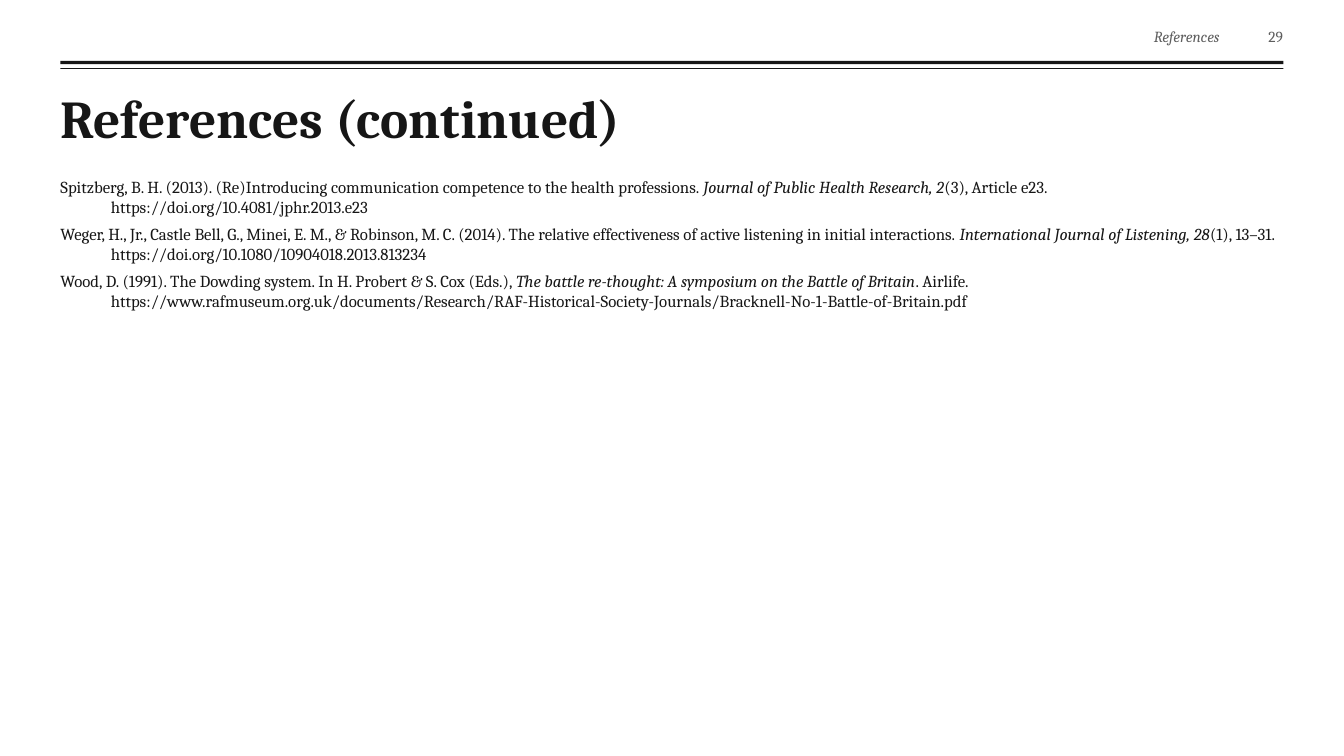
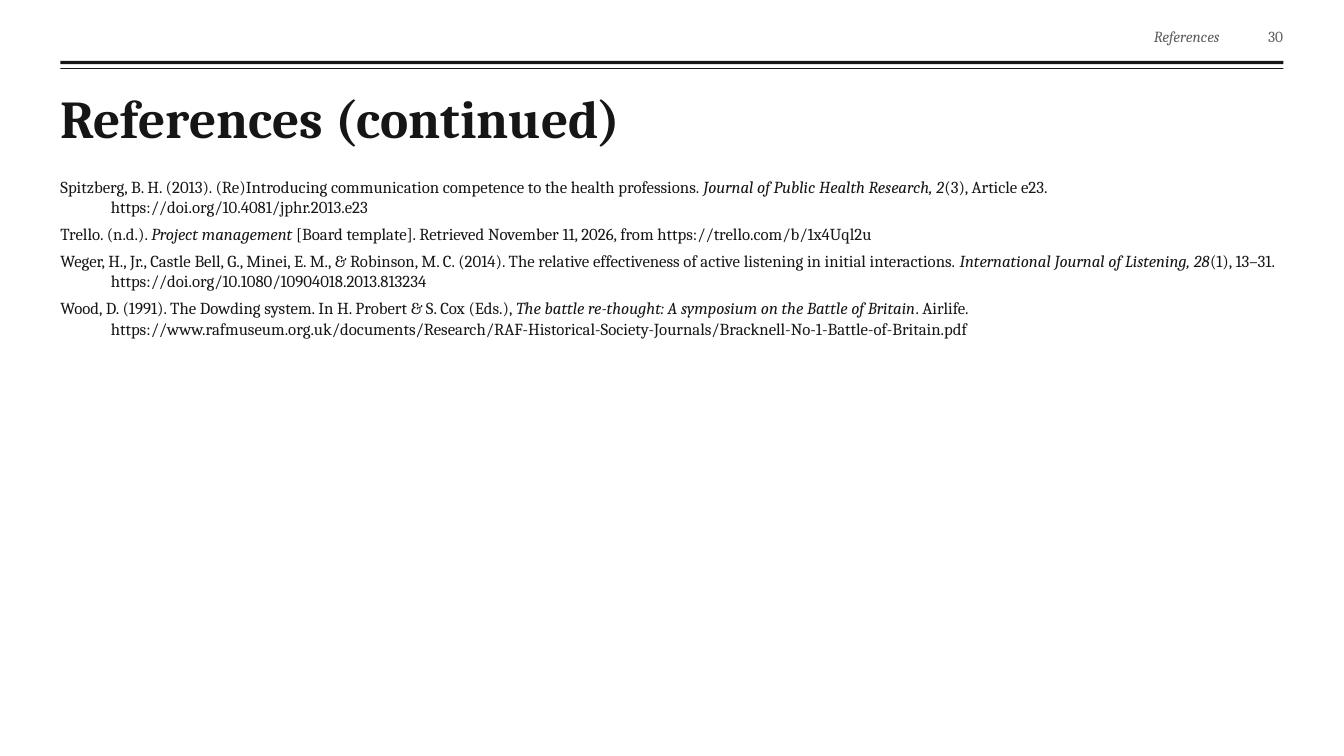
Before and after one commit to fengyiqicoder/fumadocs, a slide deck: slide 30 of dowding-presentation/Dowding_Effective_Communication.pptx (slide 29 before the commit). Drawn at 1344x756 pixels with LibreOffice and Linux fonts; fonts in the diff are those of the drawing; background and template pictures are left out. Boxes give left, top, right and bottom in pixels: in the first picture for what was removed or moved away, otherwise in the second. Text is boxed around its words. In the diff, an @@ line names an element or a change of style, - is before the commit and + after.

```diff
--- a/dowding-presentation/Dowding_Effective_Communication.pptx
+++ b/dowding-presentation/Dowding_Effective_Communication.pptx
@@ page number at [1268, 31, 1283, 42]: text changed @@
-29
+30
@@ text at [60, 228, 871, 244]: paragraph added @@
+Trello. (n.d.). Project management [Board template]. Retrieved November 11, 2026, from https://trello.com/b/1x4Uql2u
```
Also in this commit, not shown: 7 other slides changed, 2 slides added, 1 slide removed, 2 other files.
